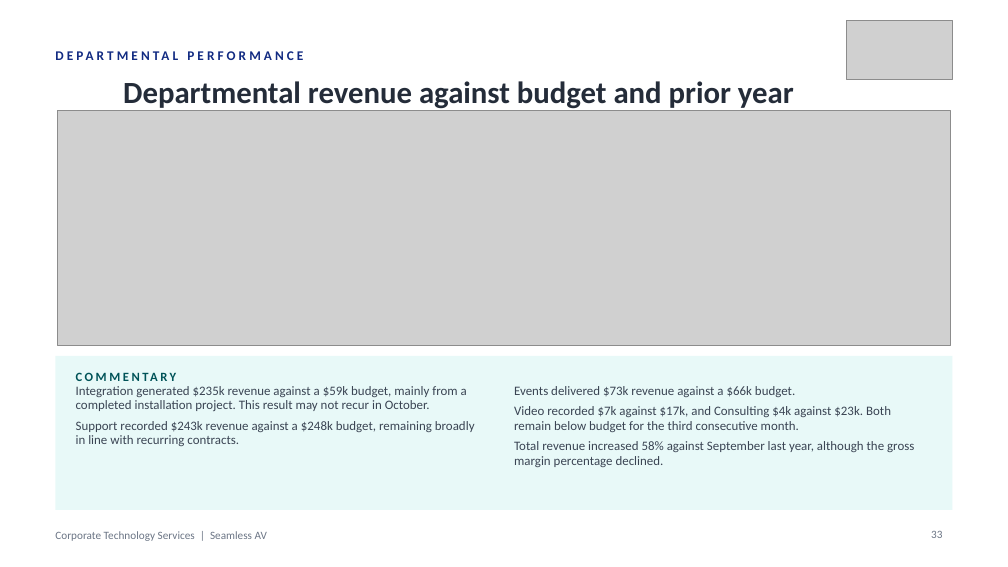
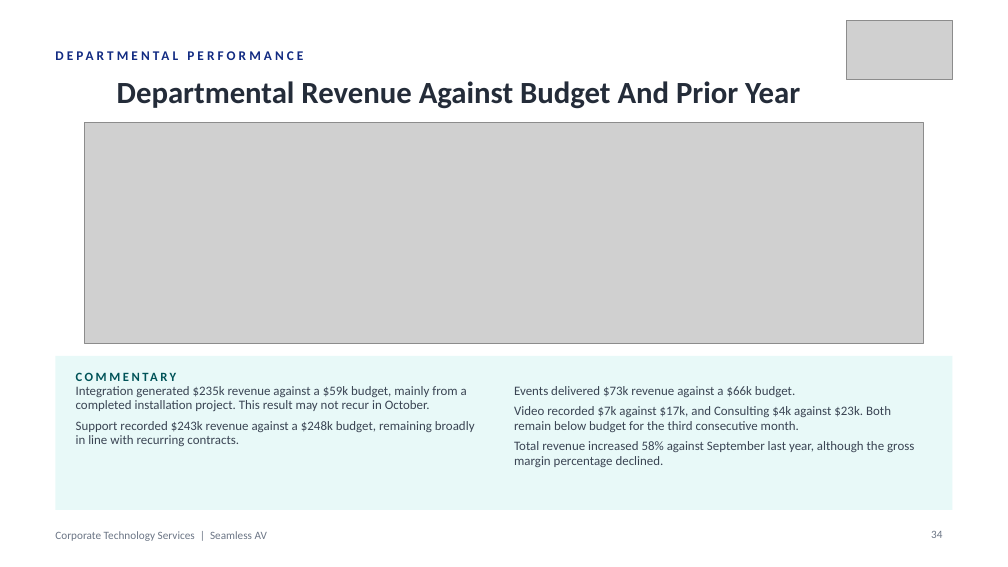
Before and after one commit to WesleyNelson-O33/Claude, a slide deck: slide 34 of deck/CTS Monthly Business Review - 30092026.pptx (slide 33 before the commit). Drawn at 1008x567 pixels with LibreOffice and Linux fonts; fonts in the diff are those of the drawing; grey boxes stand for pictures. Boxes give left, top, right and bottom in pixels: in the first picture for what was removed or moved away, otherwise in the second. Text is boxed around its words. In the diff, an @@ line names an element or a change of style, - is before the commit and + after.

```diff
--- a/deck/CTS Monthly Business Review - 30092026.pptx
+++ b/deck/CTS Monthly Business Review - 30092026.pptx
@@ text at [117, 81, 800, 109]: text changed @@
-Departmental revenue against budget and prior year
+Departmental Revenue Against Budget And Prior Year
@@ picture: place and size @@
-picture at [57, 111, 950, 346]
+picture at [85, 123, 923, 344]
@@ page number at [931, 531, 942, 538]: text changed @@
-33
+34
```
Also in this commit, not shown: 43 other slides changed, 1 slide added, 17 other files.
